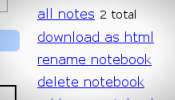
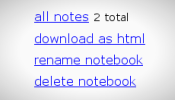
Two versions of the same layered image (175px x 100px). Layer-by-layer changes:
painted on "Background" over (0, 0, 154, 100)
